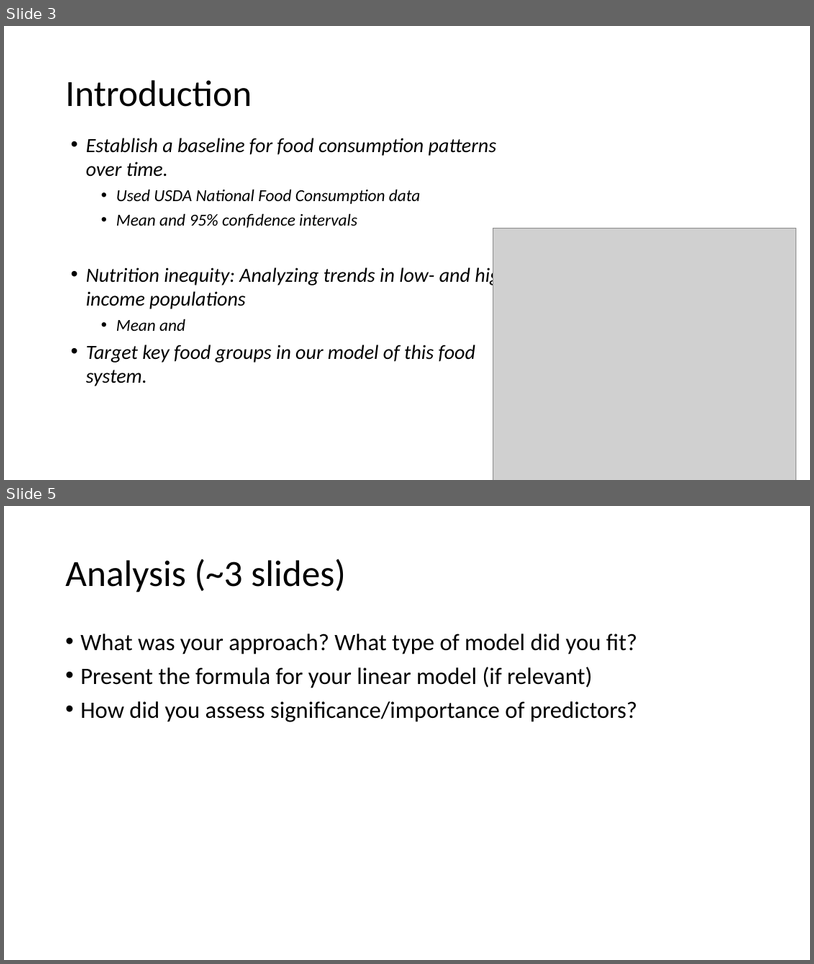
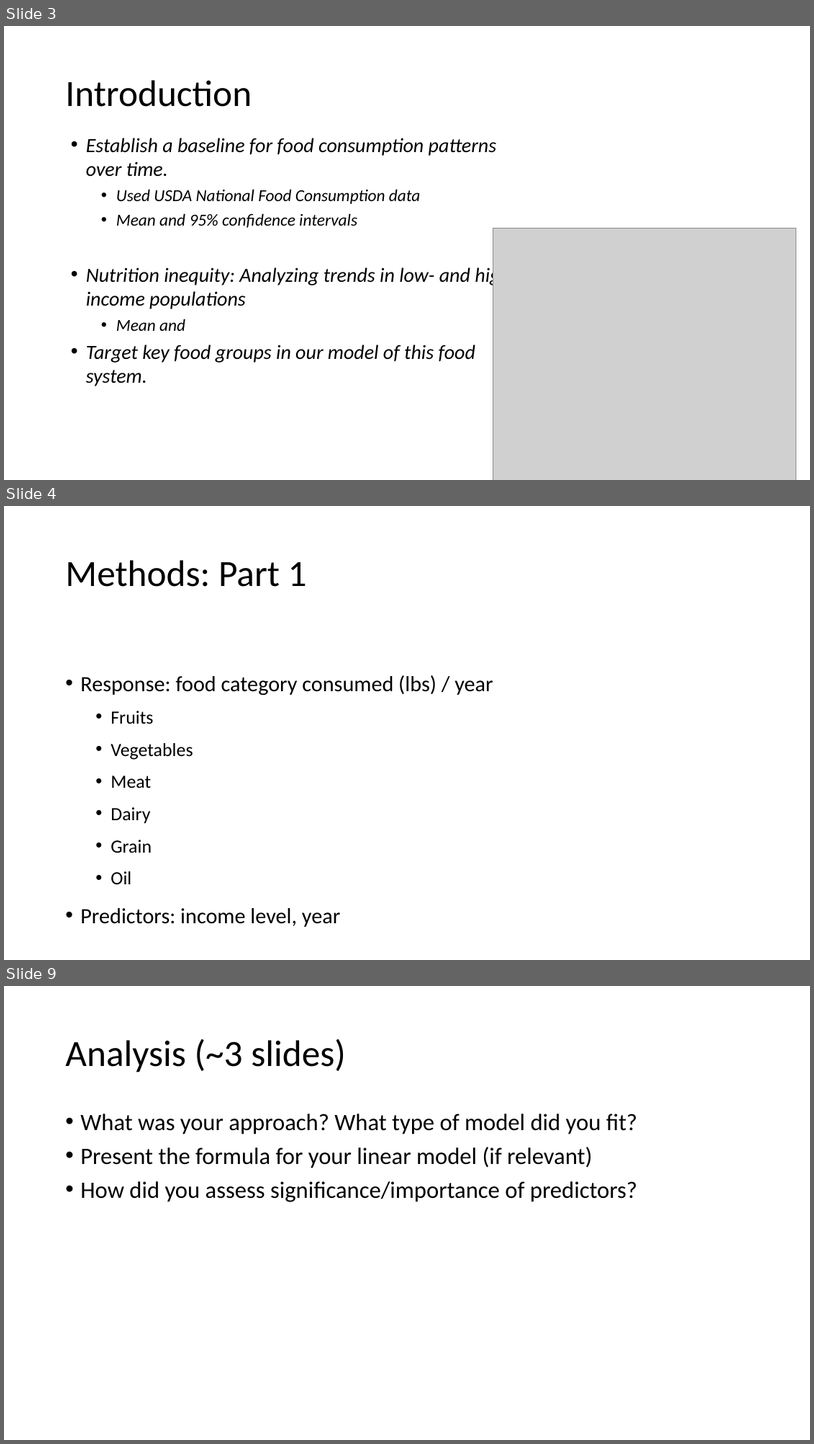
Before and after one commit to EEOB590A-Fall-2019/TiffanieRepository, a slide deck: docs/Stone_presentation_12-8-19.pptx. Shown one above the other, each under a label of ours: slides 3 and 5 before the commit, slides 3, 4 and 9 after it; the slides between them are not shown. The pictures are 814x964 and 814x1444 pixels, drawn with LibreOffice and Linux fonts; fonts in the diff are those of the drawing; grey boxes stand for pictures. Boxes give left, top, right and bottom in pixels: in the first picture for what was removed or moved away, otherwise in the second. Text is boxed around its words. In the diff, an @@ line names an element or a change of style, - is before the commit and + after.

```diff
--- a/docs/Stone_presentation_12-8-19.pptx
+++ b/docs/Stone_presentation_12-8-19.pptx
@@ slide 4 added at [4, 506, 810, 960], background #FFFFFF @@
@@ title added at [65, 560, 307, 587], 44 pt, text #000000 @@
+Methods: Part 1
@@ text added at [80, 675, 493, 926], 25.9 pt, text #000000 @@
+• Response: food category consumed (lbs) / year
+  • Fruits
+  • Vegetables
+  • Meat
+  • Dairy
+  • Grain
+  • Oil
+• Predictors: income level, year
@@ what was slide 5 is now slide 9 @@
```
Also in this commit, not shown: 1 slide changed, 4 other slides added, 9 other files.
